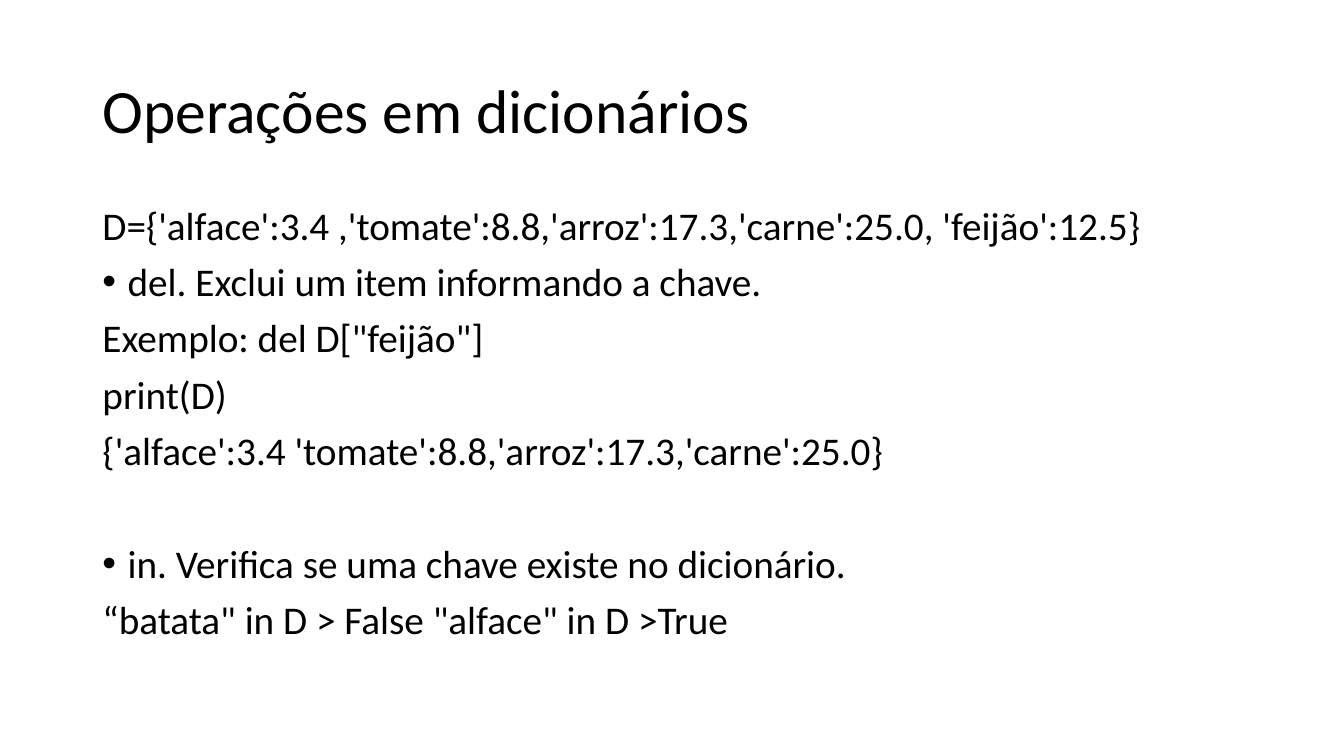
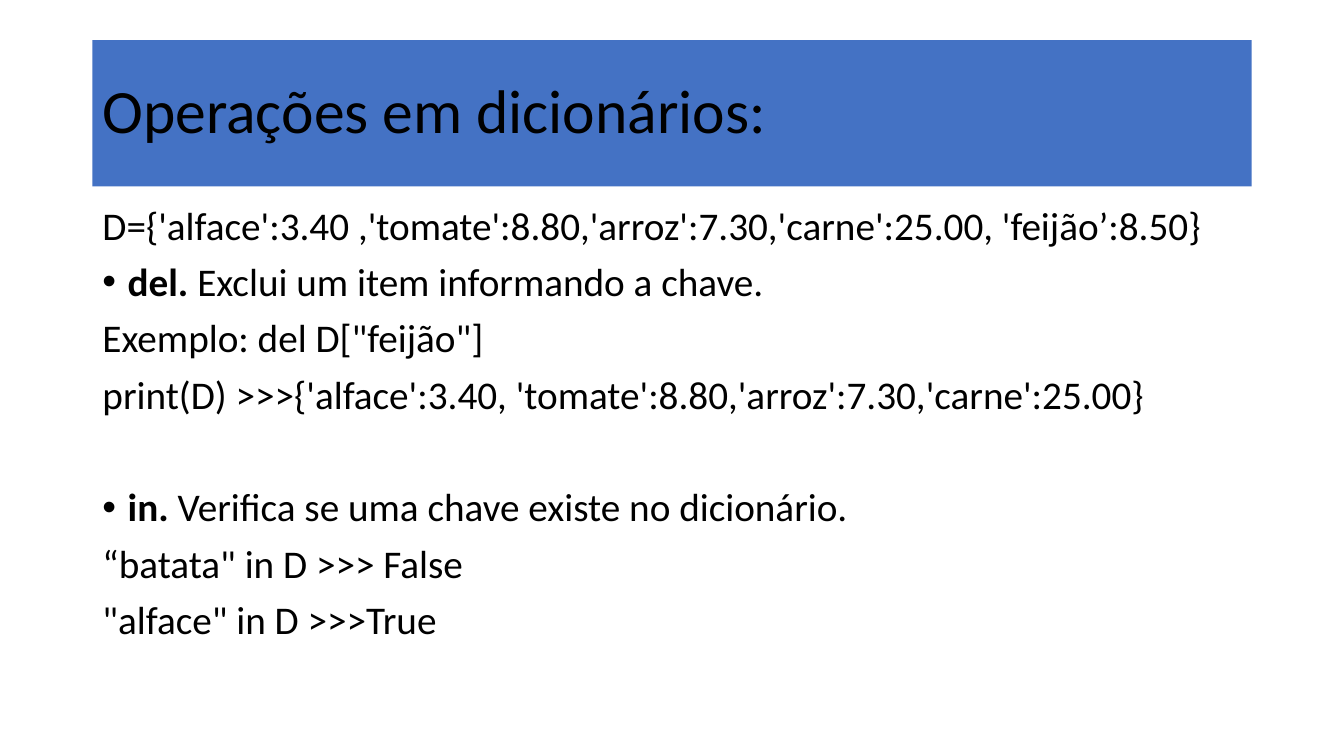
Before and after one commit to dourivaljunior/Curso-de-Python, a slide deck: slide 41 of aula 03 python.pptx (slide 37 before the commit). Drawn at 1344x756 pixels with LibreOffice and Linux fonts; fonts in the diff are those of the drawing. Boxes give left, top, right and bottom in pixels: in the first picture for what was removed or moved away, otherwise in the second. Text is boxed around its words. In the diff, an @@ line names an element or a change of style, - is before the commit and + after.

```diff
--- a/aula 03 python.pptx
+++ b/aula 03 python.pptx
@@ title "Operações em dicionários:": place and size @@
-title "Operações em dicionários:" at bbox=[102, 90, 749, 144]
+title "Operações em dicionários:" at bbox=[93, 40, 1252, 187]
@@ title "Operações em dicionários:" at bbox=[93, 40, 1252, 187]: fill none to #4472C4 @@
@@ title at bbox=[102, 90, 765, 144]: text changed @@
-Operações em dicionários
+Operações em dicionários:
@@ text at bbox=[102, 211, 1201, 247]: text changed @@
-D={'alface':3.4 ,'tomate':8.8,'arroz':17.3,'carne':25.0, 'feijão':12.5}
+D={'alface':3.40 ,'tomate':8.80,'arroz':7.30,'carne':25.00, 'feijão’:8.50}
@@ text at bbox=[128, 268, 847, 522]: bold on in "del.", "in." @@
@@ text at bbox=[102, 380, 1144, 416]: text changed @@
-print(D)
-{'alface':3.4 'tomate':8.8,'arroz':17.3,'carne':25.0}
+print(D) >>>{'alface':3.40, 'tomate':8.80,'arroz':7.30,'carne':25.00}
@@ text at bbox=[102, 550, 462, 635]: text changed @@
-“batata" in D > False "alface" in D >True
+“batata" in D >>> False
+"alface" in D >>>True
```
Also in this commit, not shown: 45 other slides changed, 13 slides added, 3 slides removed.
